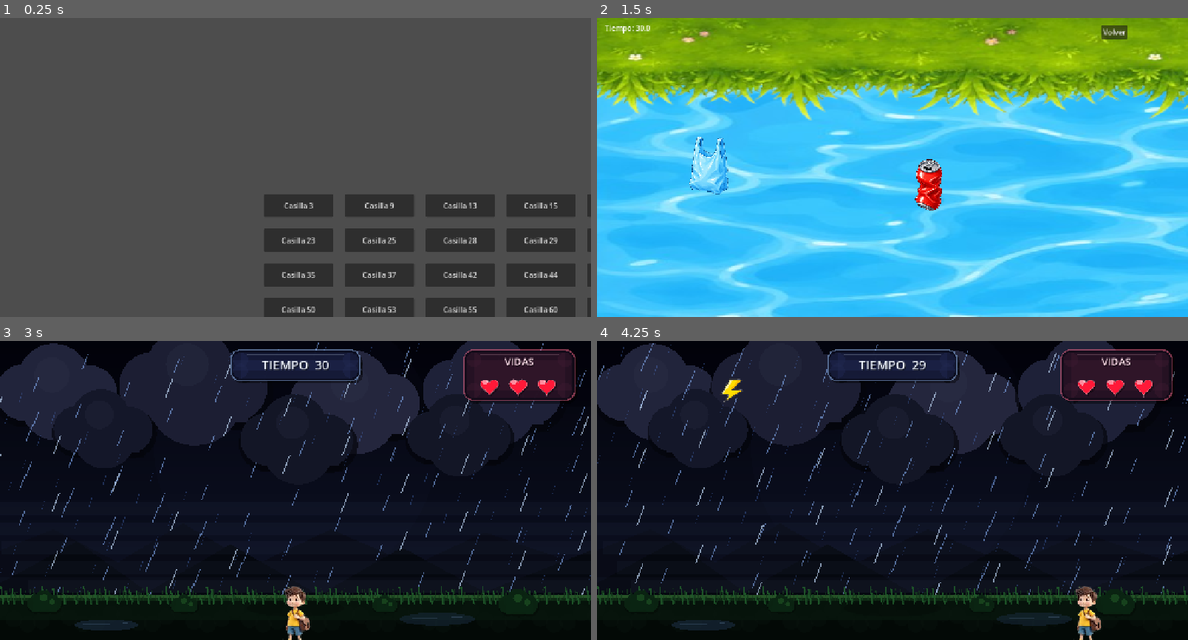
Above: before the commit, frames 1-4 (two rows, left to right).
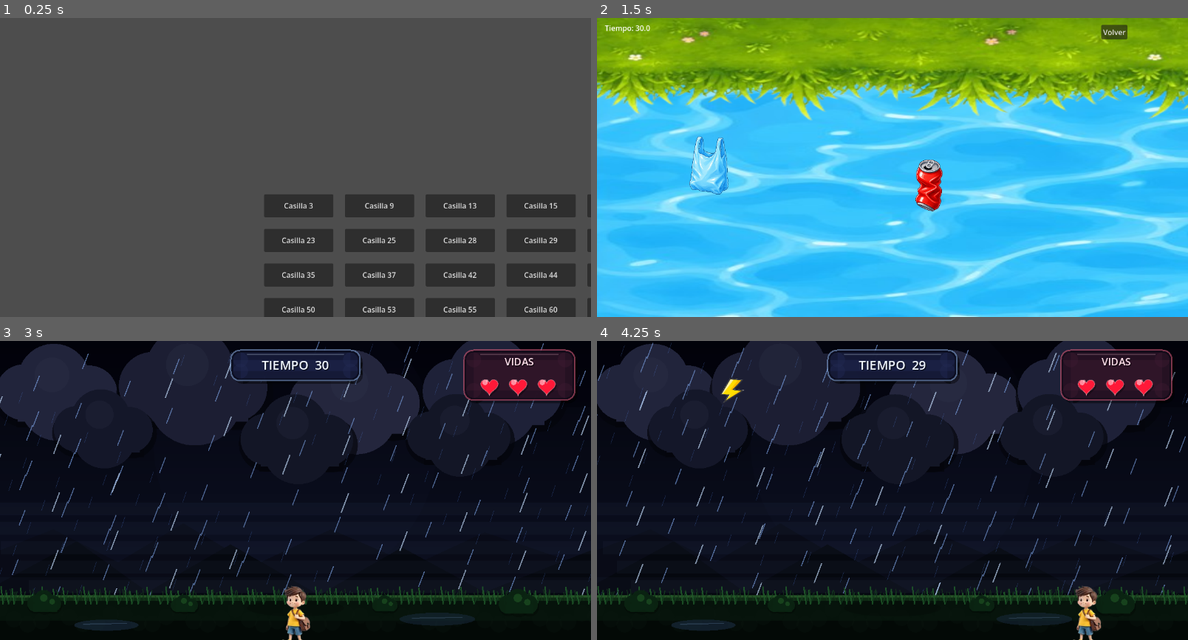
Above: after the commit, the same moments.

Repository: Dylan11092005/Minijuegos
Game: Godot game, scene res://MenuPrincipal.tscn
Same seed, same stepped clock (60 frames per second), same inputs: the game is played once before the commit and once after it.
Inputs (mouse positions are in pixels of both pictures, inside the frame that each line leads up to):
- Up to frame 1 (0.25 s): no input
- Up to frame 2 (1.5 s): click "Casilla 3" at 0.5 s; click "Casilla 9" at 1.25 s
- Up to frame 3 (3 s): click "Volver" at 2 s; click "Casilla 13" at 2.75 s
- Up to frame 4 (4.25 s): move the mouse to (1022, 475) at 3.52 s; hold Right (ui_right) from 3.53 s (still down); click (1022, 475) at 3.67 s

The runs differ from the first frame. In frame 1, 0.9% of the frame differs, in the area x 44-100%, y 61-99%; in frame 2, 1.9%; in frame 3, 2.9%; in frame 4, 3.0%, in the area x 0-100%, y 0-100%.

Commit message:
Remove window stretch settings from project.godot
Remove window/stretch/mode and window/stretch/aspect entries from project.godot to stop using the canvas_items auto-stretch configuration. Also normalise the rendering_device line (trailing newline removed). This cleans up obsolete/unused stretch settings and keeps the project config minimal.

Diff:
--- a/project.godot
+++ b/project.godot
@@ -19,8 +19,6 @@
 
 window/size/viewport_width=1280
 window/size/mode=3
-window/stretch/mode="canvas_items"
-window/stretch/aspect="expand"
 
 [physics]
 
